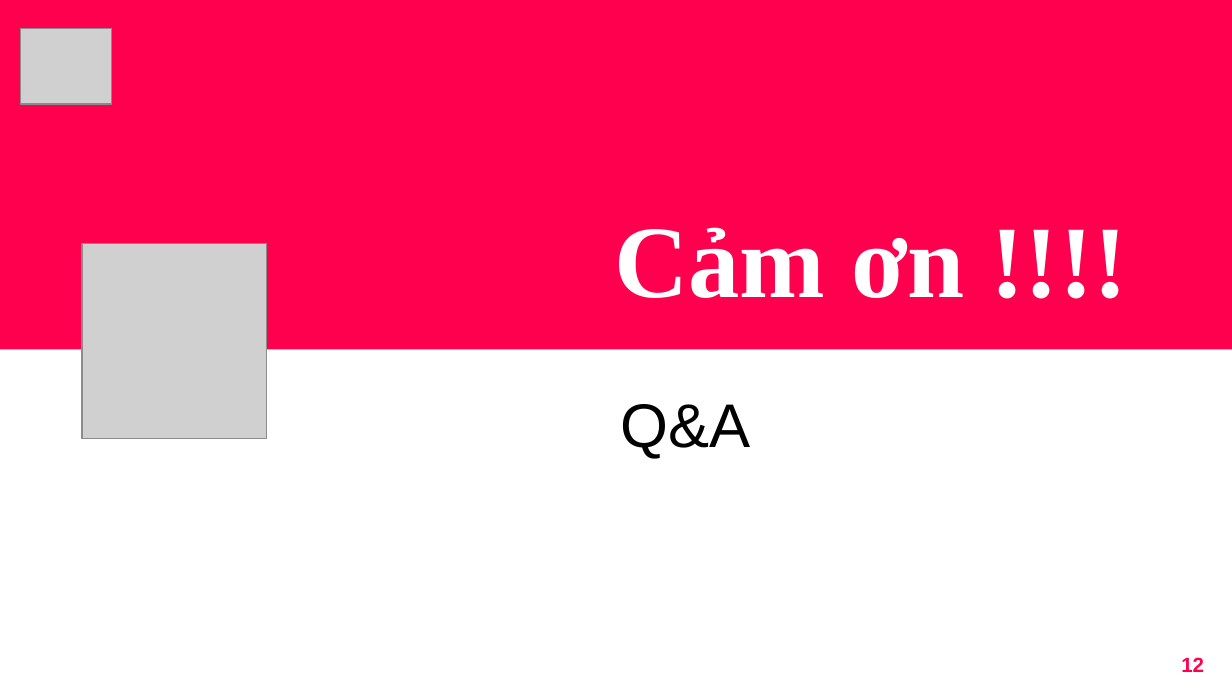
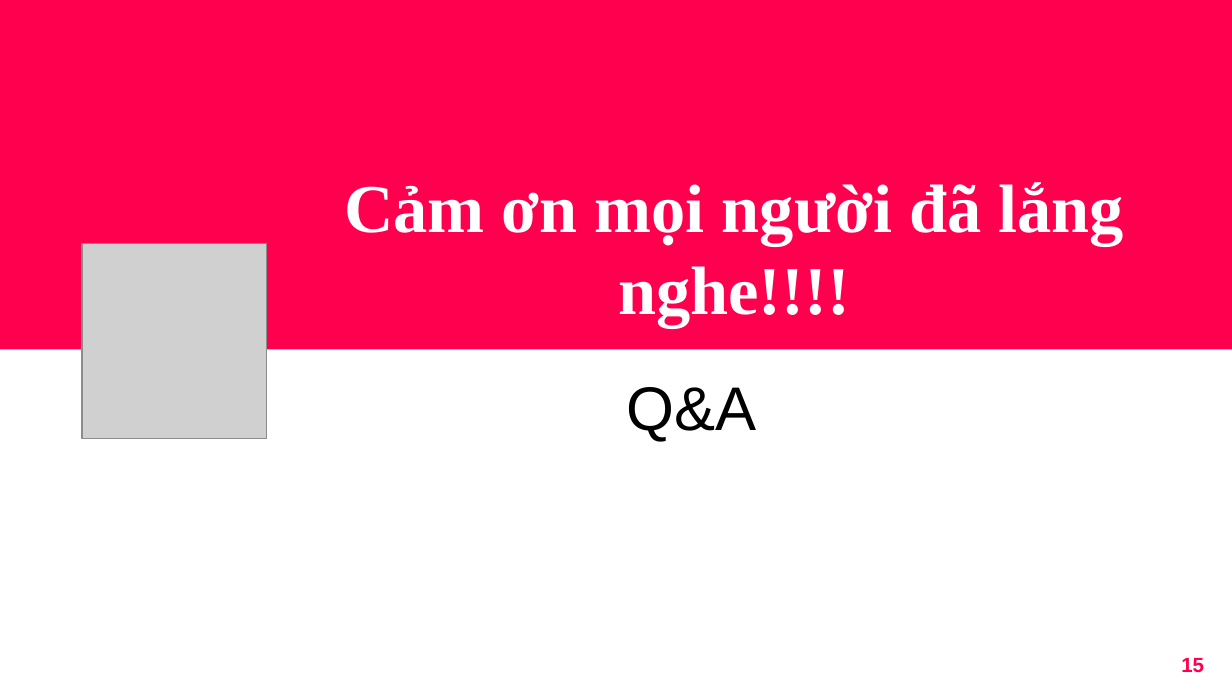
Before and after one commit to ducxd11041999/MaskDetectionV2, a slide deck: slide 15 of Presentation.pptx (slide 12 before the commit). Drawn at 1232x693 pixels with LibreOffice and Linux fonts; fonts in the diff are those of the drawing; grey boxes stand for pictures. Boxes give left, top, right and bottom in pixels: in the first picture for what was removed or moved away, otherwise in the second. Text is boxed around its words. In the diff, an @@ line names an element or a change of style, - is before the commit and + after.

```diff
--- a/Presentation.pptx
+++ b/Presentation.pptx
@@ picture removed at (21, 28, 112, 103) @@
@@ title at (344, 182, 1123, 327): text changed; size 60 to 40 pt @@
-Cảm ơn !!!!
+Cảm ơn mọi người đã lắng nghe!!!!
@@ subtitle "Q&A": place and size @@
-subtitle "Q&A" at (620, 404, 750, 459)
+subtitle "Q&A" at (627, 387, 757, 442)
@@ subtitle "Q&A" at (627, 387, 757, 442): alignment left to centre @@
@@ page number at (1181, 658, 1204, 673): text changed @@
-12
+15
```
Also in this commit, not shown: 10 other slides changed, 4 slides added, 1 slide removed, 11 other files.
